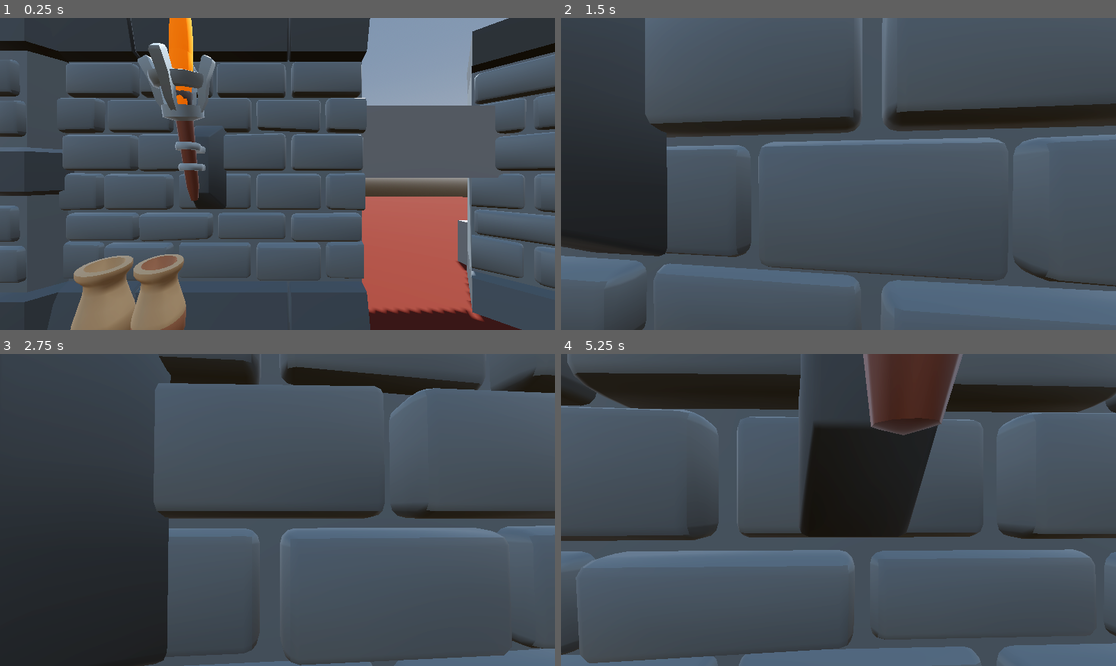
Above: before the commit, frames 1-4 (two rows, left to right).
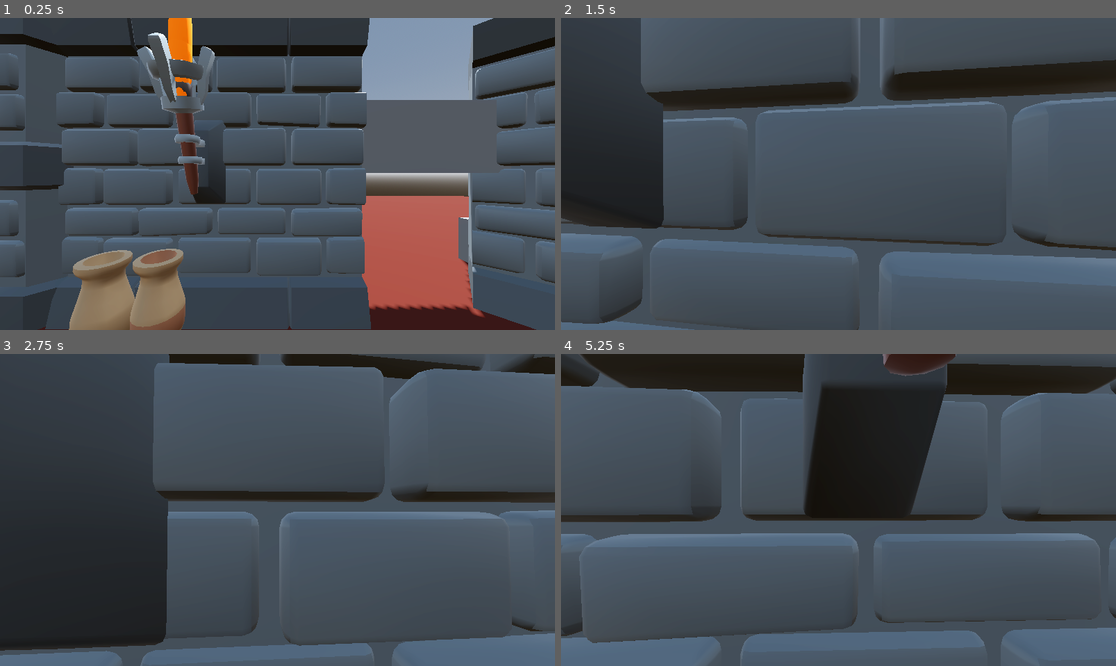
Above: after the commit, the same moments.

Repository: Snowlith/Dame-Starter
Game: Godot game, scene res://levels/level_1.tscn
The game is run twice, just before and just after one commit, with the same random seed, the same clock (stepped at 60 frames per second) and the same inputs.
Inputs (mouse positions are in pixels of both pictures, inside the frame that each line leads up to):
- Up to frame 1 (0.25 s): no input
- Up to frame 2 (1.5 s): move the mouse to (866, 174) at 0.52 s; hold Ctrl (crouch) 0.53-1.28 s; hold W (up) from 0.53 s (still down); tap Space (jump) at 0.77 s; move the mouse to (810, 174) at 1.27 s; tap Ctrl (crouch) at 1.35 s
- Up to frame 3 (2.75 s): keep holding W (up); tap Space (jump) at 1.52 s; move the mouse to (288, 503) at 2.02 s; hold Shift (sprint) from 2.03 s (still down); tap Ctrl (crouch) at 2.3 s
- Up to frame 4 (5.25 s): keep holding W (up); move the mouse to (832, 516) at 2.77 s; release Shift (sprint) at 2.78 s; tap Ctrl (crouch) at 2.85, 4.55 s; tap Space (jump) at 3.02, 3.77, 4.52 s; move the mouse to (877, 513) at 3.52 s; hold Ctrl (crouch) 3.53-4.28 s; move the mouse to (794, 506) at 4.27 s; tap Shift (sprint) at 4.35 s; move the mouse to (844, 510) at 5.02 s; hold Ctrl (crouch) from 5.03 s (still down)

The runs differ from the first frame. In frame 1, 18% of the frame differs, in the area x 0-100%, y 0-100%; in frame 2, 29%; in frame 3, 18%; in frame 4, 30%.

Commit message:
Added camera interpolation

Diff:
--- a/assets/scripts/camera_rig.gd
+++ /dev/null
@@ -1,16 +0,0 @@
-extends Node3D
-
-@export var mouse_sensitivity := 0.05
-
-# Called when the node enters the scene tree for the first time.
-func _ready() -> void:
-	Input.set_mouse_mode(Input.MOUSE_MODE_CAPTURED)
-	$SpringArm3D.add_excluded_object(get_parent())
-
-func _unhandled_input(event: InputEvent) -> void:
-	if event is InputEventMouseMotion:
-		rotation_degrees.x -= event.relative.y * mouse_sensitivity
-		rotation_degrees.x = clamp(rotation_degrees.x, -90.0, 30.0)
-
-		rotation_degrees.y -= event.relative.x * mouse_sensitivity
-		rotation_degrees.y = wrapf(rotation_degrees.y, 0.0, 360.0)
--- a/assets/scripts/player.gd
+++ b/assets/scripts/player.gd
@@ -28,7 +28,7 @@
 @export var bob_frequency: float = 2.4
 @export var bob_amplitude: float = 0.08
 
-@onready var cam := $Camera3D
+@onready var cam := $SmoothCamera3D
 
 @onready var stand_col := $StandCollider
 @onready var crouch_col := $CrouchCollider
@@ -39,7 +39,6 @@
 var is_sprinting := false
 var is_crouching := false
 
-var cam_start_pos: Vector3
 var crouch_offset_pos: Vector3
 var bob_offset_pos: Vector3
 
@@ -48,24 +47,21 @@
 func _ready():
 	Input.set_mouse_mode(Input.MOUSE_MODE_CAPTURED)
 	shape_cast.add_exception(self)
-
 	cam.fov = fov
-	cam_start_pos = cam.position
 	_reset_crouch()
 
 func _unhandled_input(event):
 	if event is InputEventMouseMotion:
 		rotate_y(-event.relative.x * sensitivity)
 		cam.rotate_x(-event.relative.y * sensitivity)
-		cam.rotation.x = clamp(cam.rotation.x, deg_to_rad(-90), deg_to_rad(90))
+		cam.rotation.x = clamp(cam.rotation.x, deg_to_rad(-89.9), deg_to_rad(89.9))
 
 func _process(delta: float):
 	crouch_offset_pos = _get_crouch_offset(delta)
 	bob_offset_pos = _get_headbob_offset(delta)
 
-	cam.position = cam_start_pos + crouch_offset_pos + bob_offset_pos
-
-	cam.fov = _get_fov_offset(delta)
+	cam.update_camera(delta, crouch_offset_pos + bob_offset_pos)
+	#cam.fov = _get_fov_offset(delta)
 
 func _physics_process(delta: float):
 	var input_vector := Vector2.ZERO
--- /dev/null
+++ b/assets/scripts/smooth_camera3D.gd
@@ -0,0 +1,27 @@
+extends Camera3D
+class_name SmoothCamera3D
+
+var target: Node3D
+
+var start_pos: Vector3
+
+var old_transform: Transform3D
+var new_transform: Transform3D
+
+# Called when the node enters the scene tree for the first time.
+func _ready():
+	target = get_parent()
+
+	start_pos = position
+
+	new_transform = target.global_transform
+	old_transform = new_transform
+
+func _physics_process(delta):
+	old_transform = new_transform
+	new_transform = target.transform
+
+func update_camera(delta: float, offset: Vector3):
+	var f = Engine.get_physics_interpolation_fraction()
+	global_transform.origin = old_transform.interpolate_with(new_transform, f).origin
+	position += start_pos + offset
--- a/project.godot
+++ b/project.godot
@@ -89,3 +89,7 @@
 "events": [Object(InputEventKey,"resource_local_to_scene":false,"resource_name":"","device":-1,"window_id":0,"alt_press …(195 unchanged characters)…
 ]
 }
+
+[physics]
+
+common/physics_ticks_per_second=50
--- a/scenes/player.tscn
+++ b/scenes/player.tscn
@@ -1,6 +1,7 @@
-[gd_scene load_steps=6 format=3 uid="uid://d0ukggfx40yvy"]
+[gd_scene load_steps=7 format=3 uid="uid://d0ukggfx40yvy"]
 
 [ext_resource type="Script" path="res://assets/scripts/player.gd" id="1_gp66p"]
+[ext_resource type="Script" path="res://assets/scripts/smooth_camera3D.gd" id="2_kaij3"]
 
 [sub_resource type="CapsuleMesh" id="CapsuleMesh_6nc5s"]
 
@@ -34,7 +35,6 @@
 target_position = Vector3(0, 0.9, 0)
 debug_shape_custom_color = Color(1, 0, 0, 1)
 
-[node name="Camera3D" type="Camera3D" parent="."]
-transform = Transform3D(1, 0, 0, 0, 1, 0, 0, 0, 1, 0, 1.96966, 0)
-cull_mask = 1048573
-current = true
+[node name="SmoothCamera3D" type="Camera3D" parent="."]
+transform = Transform3D(1, 0, 0, 0, 1, 0, 0, 0, 1, 0, 1.90032, 0)
+script = ExtResource("2_kaij3")
